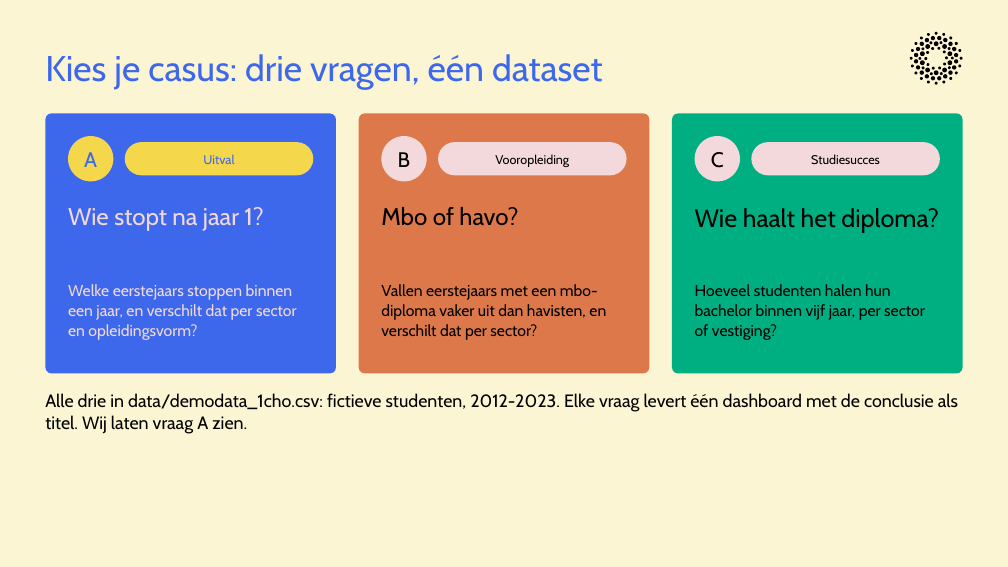
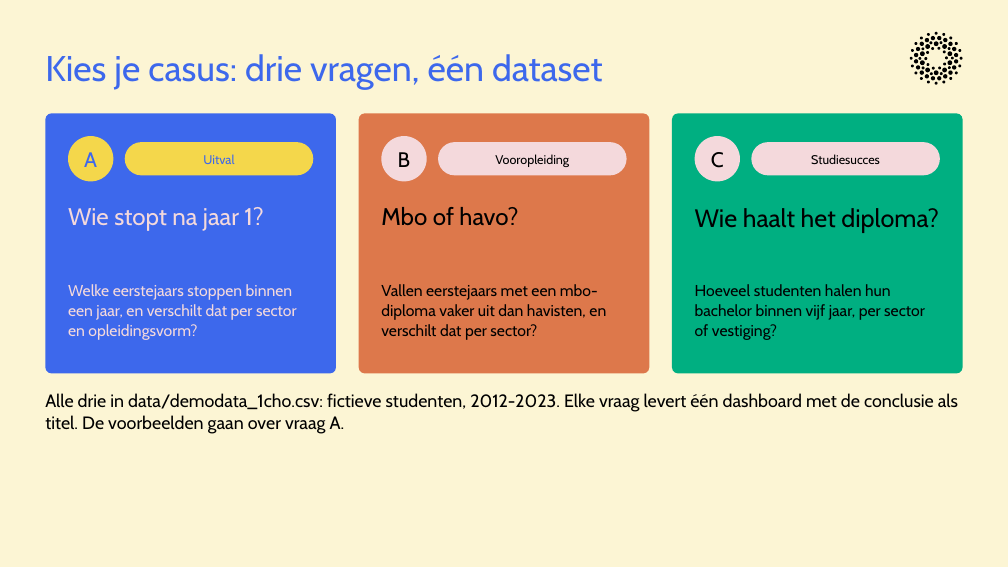
Before and after one commit to cedanl/clidev-presentaties, a slide deck: slide 10 of exports/261005_workshop_rad_uitvoering.pptx. Drawn at 1008x567 pixels with LibreOffice and Linux fonts; fonts in the diff are those of the drawing. Boxes give left, top, right and bottom in pixels: in the first picture for what was removed or moved away, otherwise in the second. Text is boxed around its words. In the diff, an @@ line names an element or a change of style, - is before the commit and + after.

```diff
--- a/exports/261005_workshop_rad_uitvoering.pptx
+++ b/exports/261005_workshop_rad_uitvoering.pptx
@@ text at bbox=[45, 393, 958, 434]: text changed @@
-Alle drie in data/demodata_1cho.csv: fictieve studenten, 2012-2023. Elke vraag levert één dashboard met de conclusie als titel. Wij laten vraag A zien.
+Alle drie in data/demodata_1cho.csv: fictieve studenten, 2012-2023. Elke vraag levert één dashboard met de conclusie als titel. De voorbeelden gaan over vraag A.
```
Also in this commit, not shown: 12 other slides changed, 1 other file.
